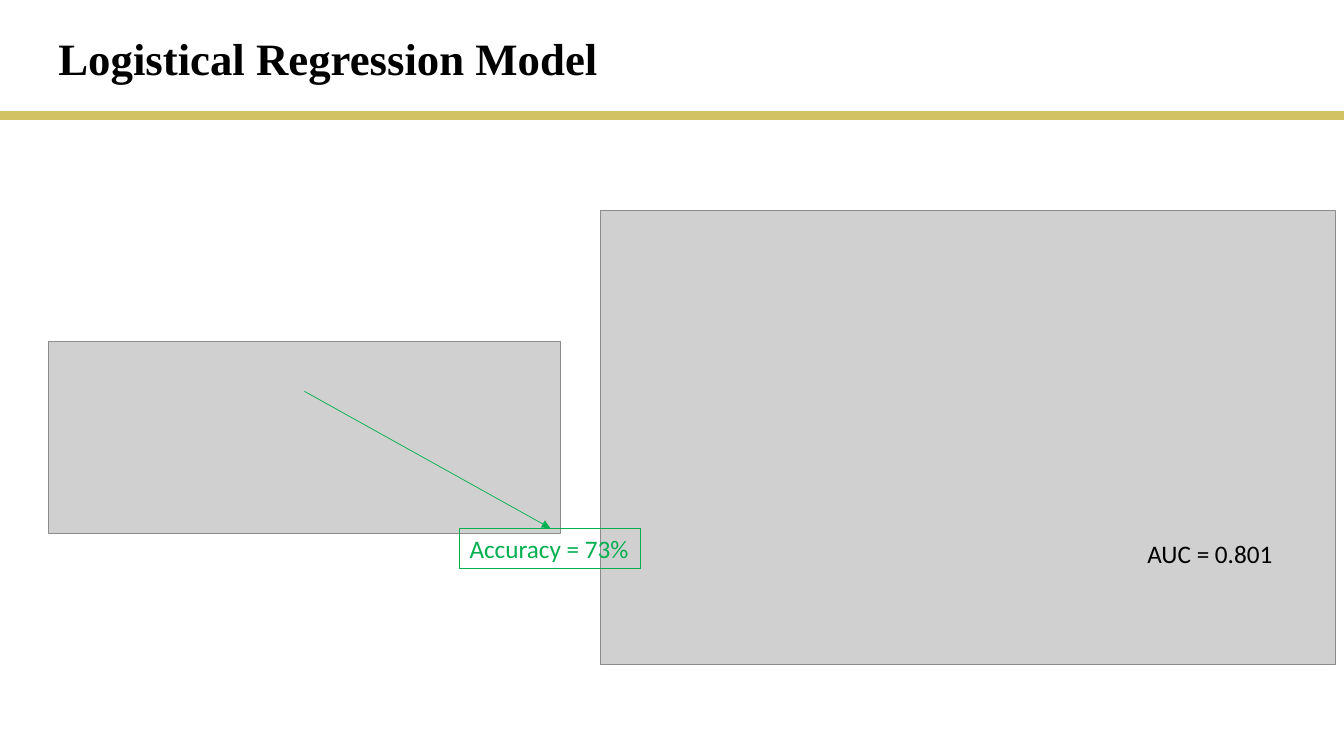
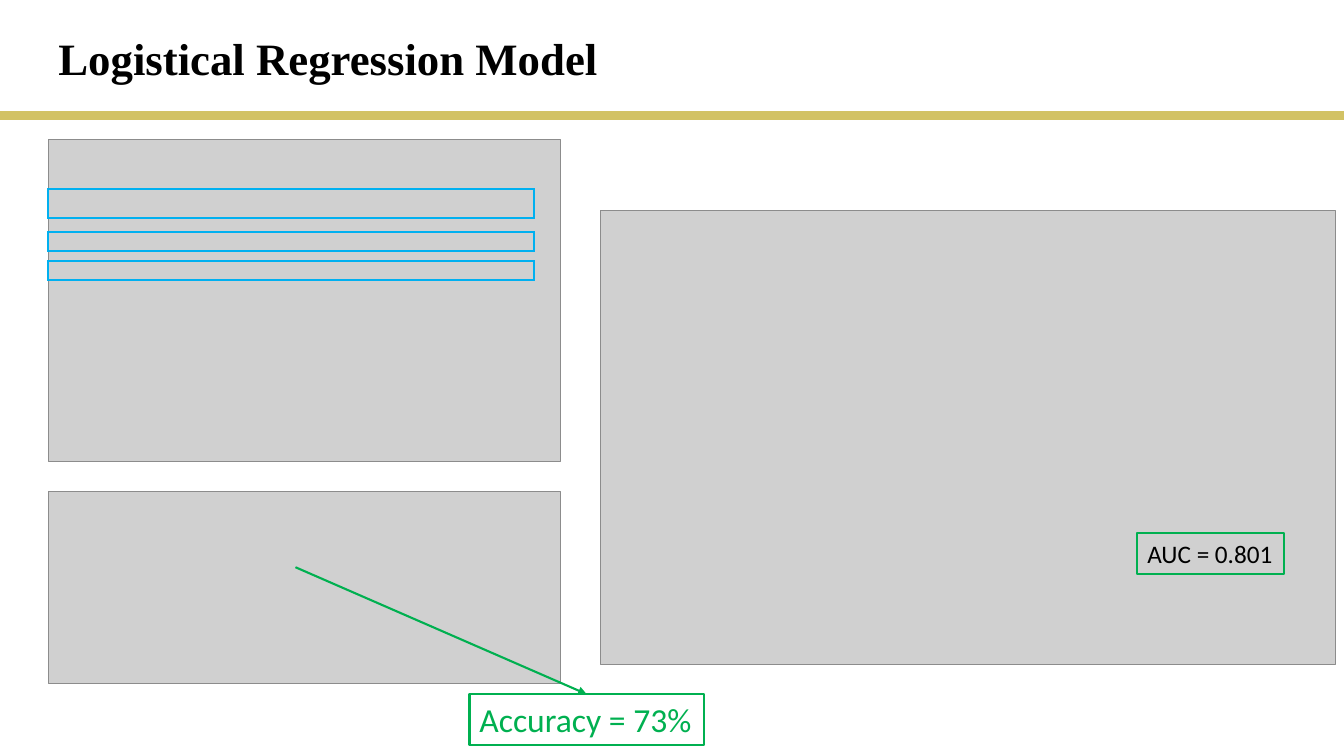
Before and after one commit to rmesina/T2_Codes-R-Us, a slide deck: slide 15 of final_project/T2_final_project.pptx (slide 14 before the commit). Drawn at 1344x756 pixels with LibreOffice and Linux fonts; fonts in the diff are those of the drawing; grey boxes stand for pictures. Boxes give left, top, right and bottom in pixels: in the first picture for what was removed or moved away, otherwise in the second. Text is boxed around its words. In the diff, an @@ line names an element or a change of style, - is before the commit and + after.

```diff
--- a/final_project/T2_final_project.pptx
+++ b/final_project/T2_final_project.pptx
@@ picture added at [48, 140, 561, 462] @@
@@ rectangle added at [48, 189, 533, 218], outline #00B0F0 1.5 pt @@
@@ rectangle added at [48, 232, 533, 251], outline #00B0F0 1.5 pt @@
@@ rectangle added at [48, 261, 533, 280], outline #00B0F0 1.5 pt @@
@@ picture: place and size @@
-picture at [48, 342, 561, 533]
+picture at [48, 492, 561, 684]
@@ rectangle "AUC = 0.801": place and size @@
-rectangle "AUC = 0.801" at [1147, 546, 1272, 563]
+rectangle "AUC = 0.801" at [1137, 533, 1285, 574]
@@ rectangle "AUC = 0.801" at [1137, 533, 1285, 574]: outline none to #00B050 1.5 pt @@
@@ arrow moved from (304, 391) - (551, 528) to (295, 568) - (587, 695) @@
@@ arrow (295, 568) - (587, 695): stroke #00B050 0.5 pt to #00B050 1.5 pt @@
@@ rectangle "Accuracy = 73%": place and size @@
-rectangle "Accuracy = 73%" at [460, 528, 641, 569]
+rectangle "Accuracy = 73%" at [470, 695, 704, 745]
@@ rectangle "Accuracy = 73%" at [470, 695, 704, 745]: size 18 to 24 pt; outline #00B050 0.75 pt to #00B050 1.5 pt @@
```
Also in this commit, not shown: 7 slides added, 1 slide removed, 2 other files.
